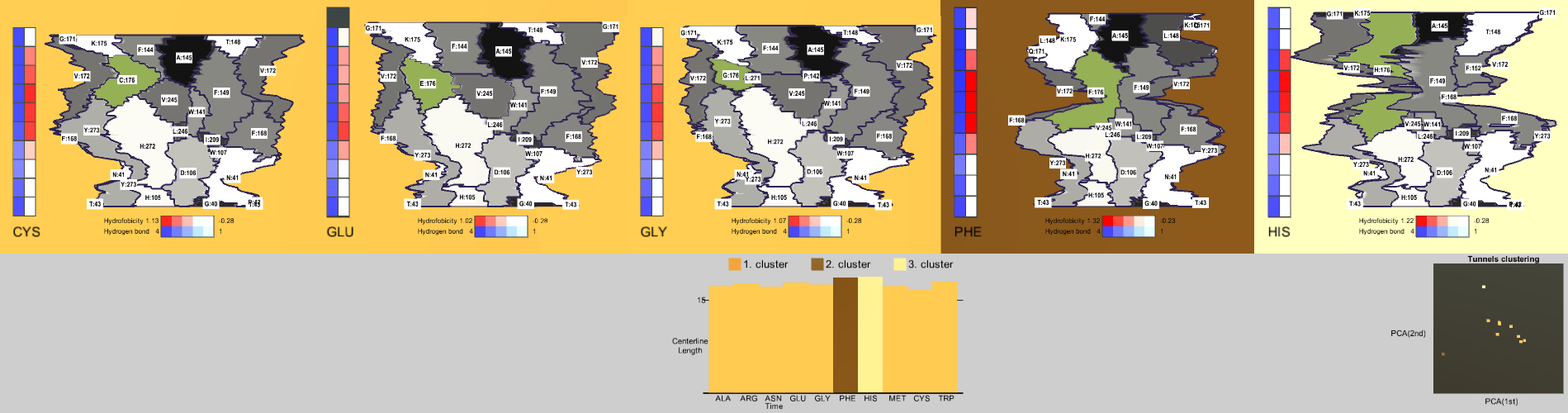
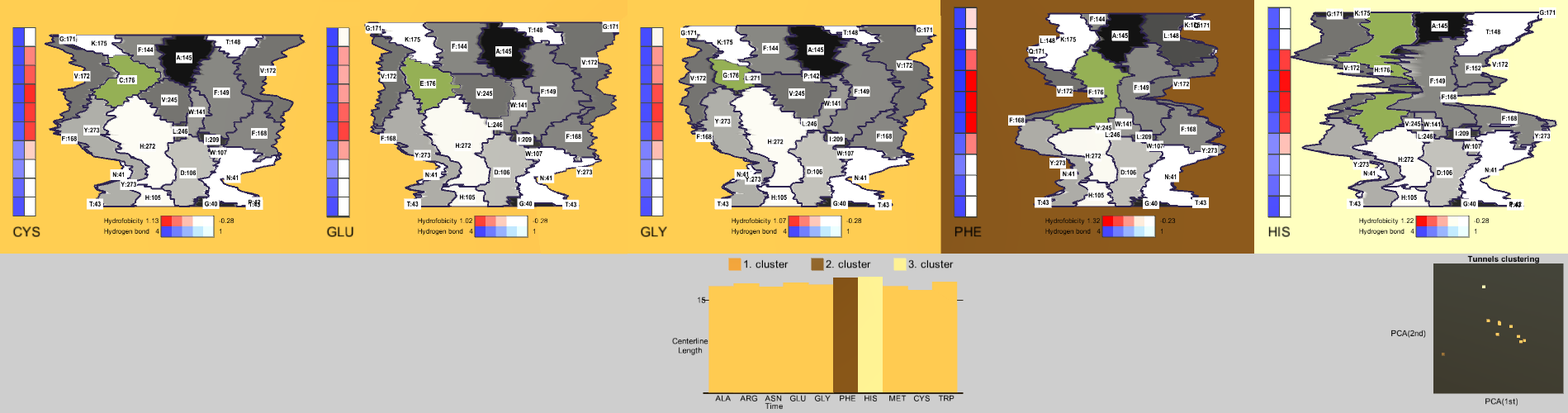
Before/after of a 1568px x 413px layered artwork. What changed in the layer stack:
painted on "Pasted Layer" over (326, 6, 351, 29)
